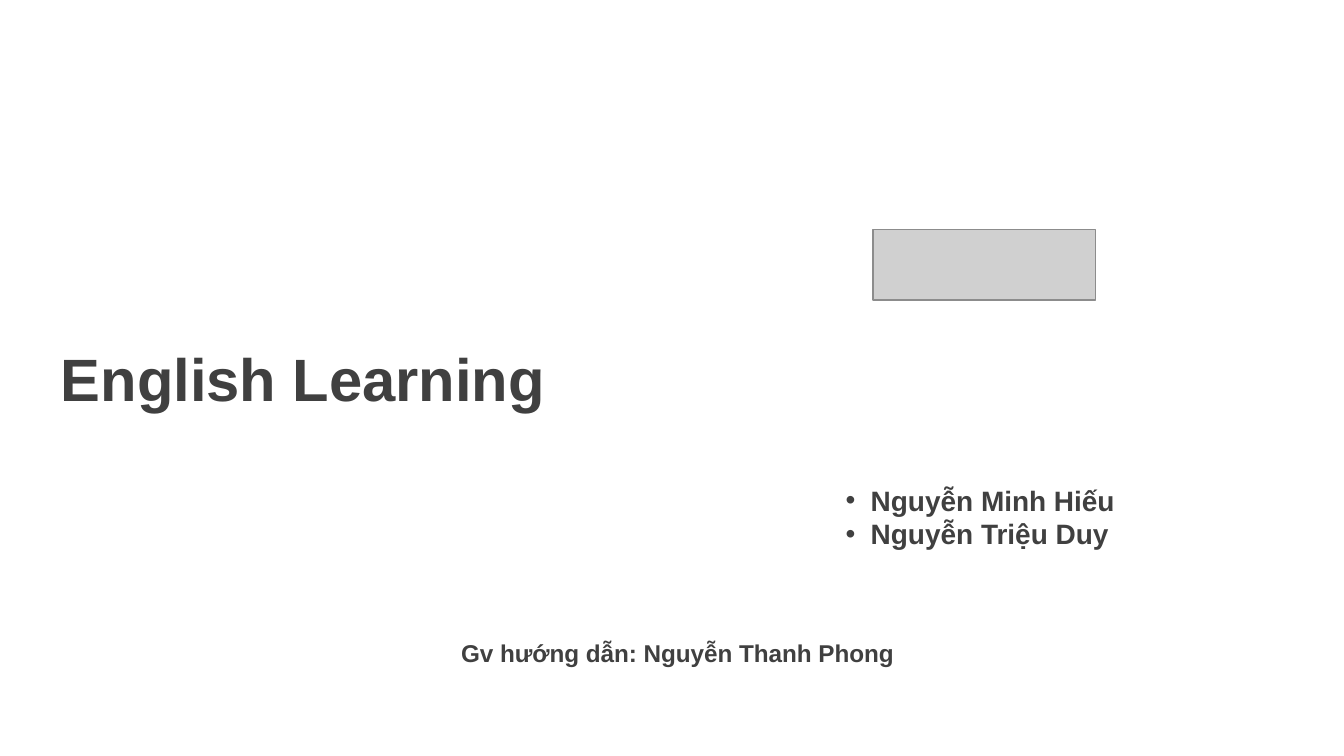
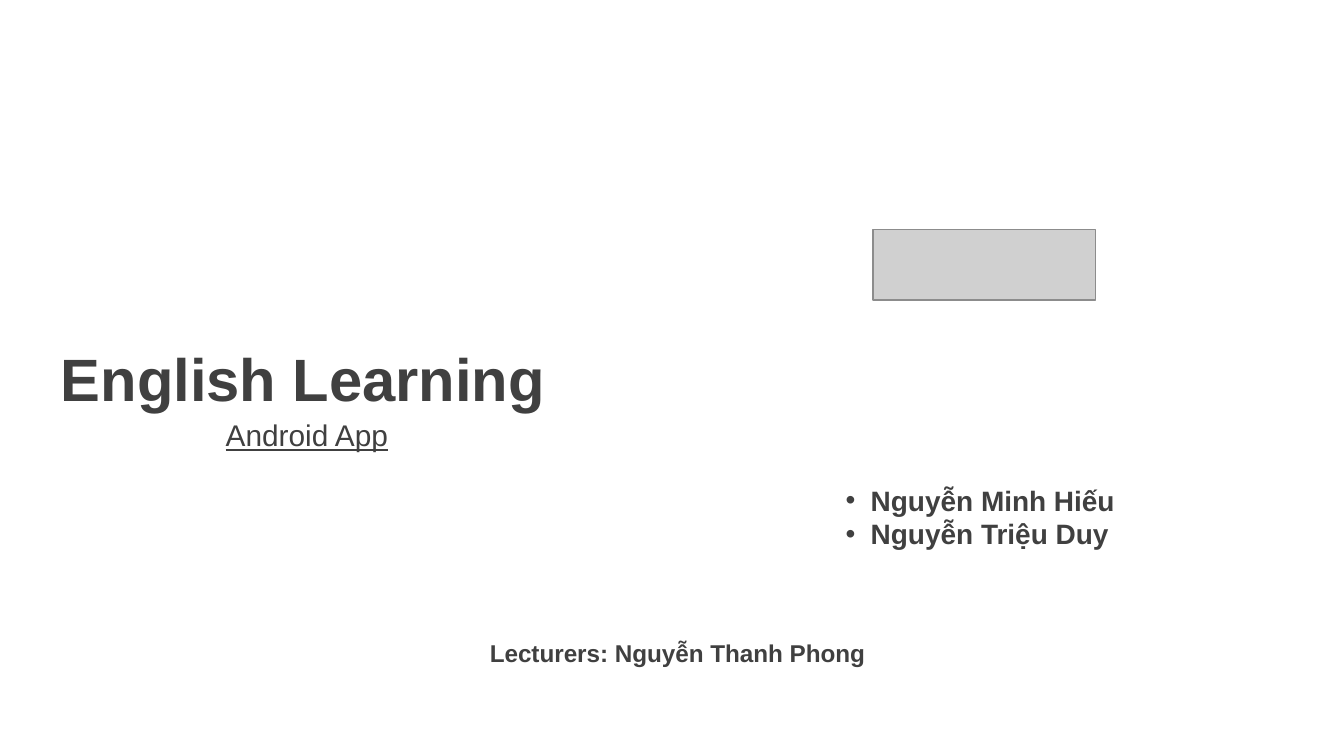
Before and after one commit to violet137/AndroidD007, a slide deck: slide 1 of slide.pptx. Drawn at 1344x756 pixels with LibreOffice and Linux fonts; fonts in the diff are those of the drawing; grey boxes stand for pictures; background and template pictures are left out. Boxes give left, top, right and bottom in pixels: in the first picture for what was removed or moved away, otherwise in the second. Text is boxed around its words. In the diff, an @@ line names an element or a change of style, - is before the commit and + after.

```diff
--- a/slide.pptx
+++ b/slide.pptx
@@ text added at (226,424,388,451), 16 pt, text #404040, underline @@
+Android App
@@ text at (490,642,865,667): text changed @@
-Gv hướng dẫn: Nguyễn Thanh Phong
+Lecturers: Nguyễn Thanh Phong
```
Also in this commit, not shown: 2 other slides changed, 6 slides added, 2 slides removed, 1 other file.
